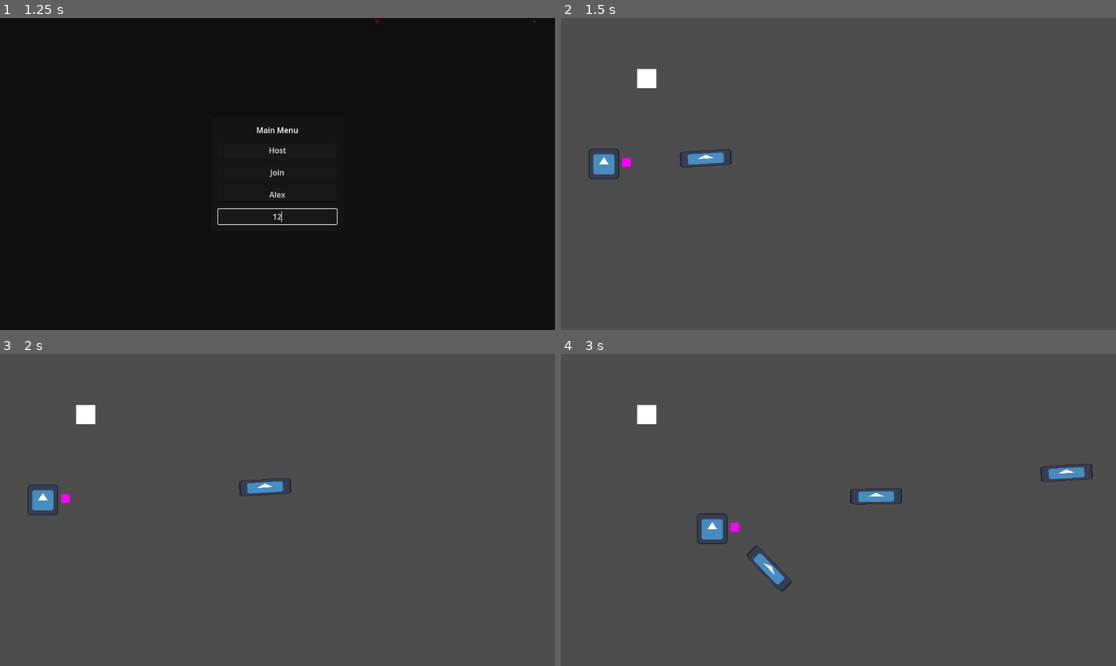
Above: before the commit, frames 1-4 (two rows, left to right).
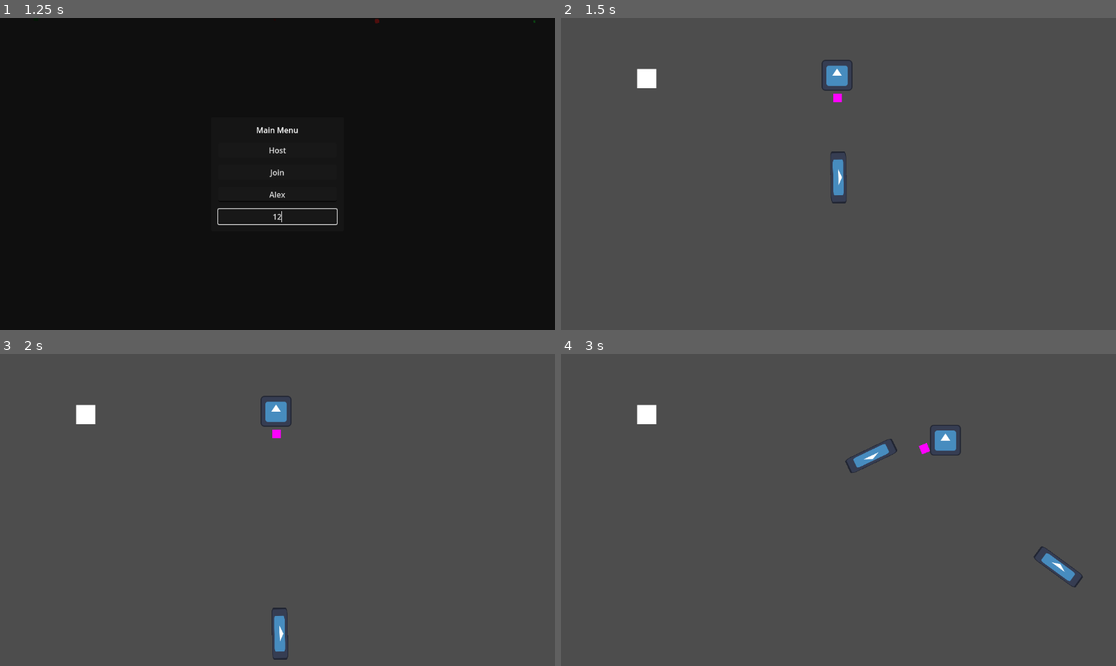
Above: after the commit, the same moments.

Repository: Pkepowicz/Infinite-Onslaught
Game: Godot game, scene res://assets/scenes/world.tscn
Same seed, same stepped clock (60 frames per second), same inputs: the game is played once before the commit and once after it. The engine's default icon, where the game draws it, is replaced by a stand-in: a white triangle on a blue panel in a dark square.
Inputs (mouse positions are in pixels of both pictures, inside the frame that each line leads up to):
- Up to frame 1 (1.25 s): click (277, 192) at 0.52 s; type "Alex" at 0.6 s; click (277, 217) at 0.75 s; type "12" at 0.83 s
- Up to frame 2 (1.5 s): click "Host" at 1.25 s
- Up to frame 3 (2 s): no input
- Up to frame 4 (3 s): move the mouse to (960, 494) at 2.02 s; hold Right (ui_right) 2.03-2.78 s; click (960, 494) at 2.1 s; move the mouse to (727, 525) at 2.77 s; hold Down (ui_down) from 2.78 s (still down); click (727, 525) at 2.85 s

Frame 1 is identical in both runs. In frame 2, 1.3% of the frame differs, in the area x 5-53%, y 13-60%; in frame 3, 1.4%; in frame 4, 2.2%, in the area x 24-96%, y 22-77%.

Commit message:
minor changes

Diff:
--- a/assets/Levels/level.gd
+++ b/assets/Levels/level.gd
@@ -7,14 +7,16 @@
 
 func spawn_player(player_to_spawn)-> void:
 	for point in spawn_points:
+		print("Checking point: ", point)
 		if point.can_spawn_here():
-			player_to_spawn.position = point.position
-			add_child(player_to_spawn)
+			player_to_spawn.position = point.global_position
+			get_parent().add_child(player_to_spawn)
+			return
 
 
 # Called when the node enters the scene tree for the first time.
 func _ready() -> void:
-	pass # Replace with function body.
+	print(spawn_points.size())
 
 
 # Called every frame. 'delta' is the elapsed time since the previous frame.
--- a/assets/Levels/level1.tscn
+++ b/assets/Levels/level1.tscn
@@ -9,13 +9,13 @@
 [node name="SpawnPoints" type="Node" parent="."]
 
 [node name="SpawnPoint" parent="SpawnPoints" instance=ExtResource("2_jop0o")]
-position = Vector2(300, 138)
+position = Vector2(573, 119)
 
 [node name="SpawnPoint2" parent="SpawnPoints" instance=ExtResource("2_jop0o")]
-position = Vector2(570, 183)
+position = Vector2(837, 429)
 
 [node name="SpawnPoint3" parent="SpawnPoints" instance=ExtResource("2_jop0o")]
-position = Vector2(89, 303)
+position = Vector2(143, 471)
 
 [node name="ColorRect" type="ColorRect" parent="."]
 offset_left = 158.0
--- a/assets/scenes/world.gd
+++ b/assets/scenes/world.gd
@@ -67,7 +67,7 @@
 	var player = Player.instantiate()
 	player.name = str(peer_id)
 	level.spawn_player(player)
-	#add_child(player)
+	#level.add_child(player)
 
 func remove_player(peer_id):
 	print("Disconnected: " + str(peer_id) )
